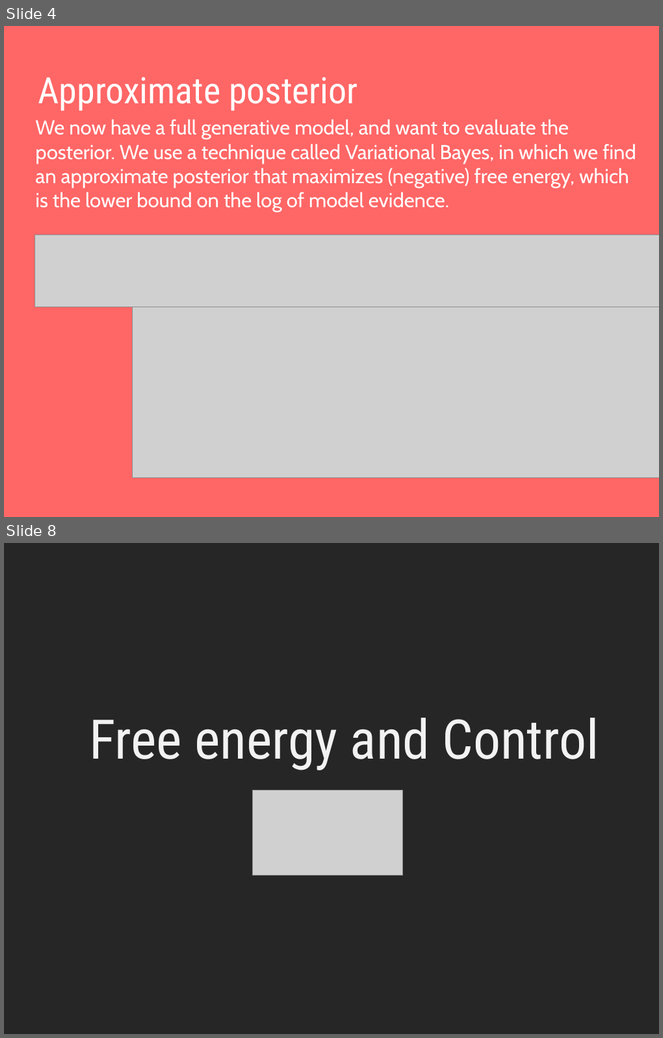
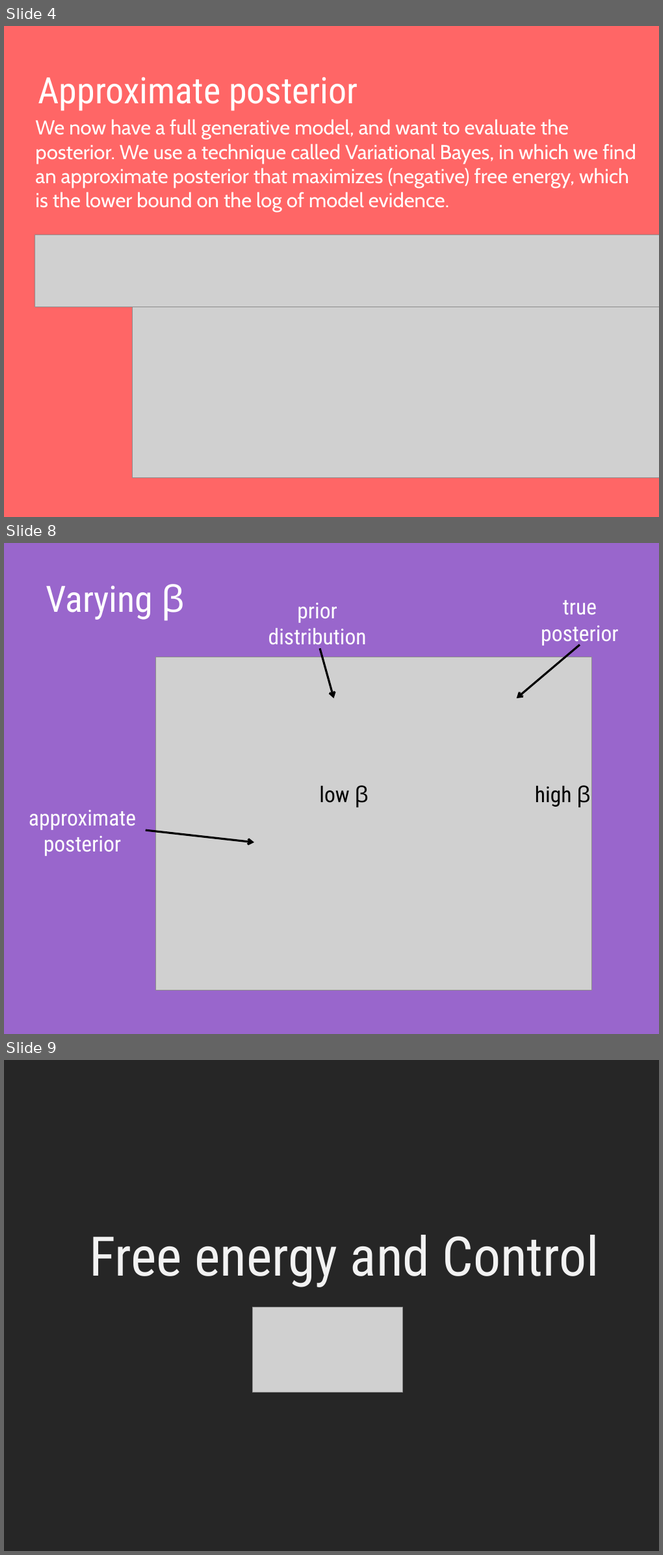
Before and after one commit to saeepaliwal/CPC_FreeEnergy, a slide deck: CPC_presentation.pptx. Shown one above the other, each under a label of ours: slides 4 and 8 before the commit, slides 4, 8 and 9 after it; the slides between them are not shown. The pictures are 663x1038 and 663x1555 pixels, drawn with LibreOffice and Linux fonts; fonts in the diff are those of the drawing; grey boxes stand for pictures. Boxes give left, top, right and bottom in pixels: in the first picture for what was removed or moved away, otherwise in the second. Text is boxed around its words. In the diff, an @@ line names an element or a change of style, - is before the commit and + after.

```diff
--- a/CPC_presentation.pptx
+++ b/CPC_presentation.pptx
@@ slide 8 added at (4, 543, 659, 1034), background #9966CC @@
@@ text added at (46, 584, 184, 621), 40 pt, text #FFFFFF @@
+Varying β
@@ text added at (541, 600, 618, 646), 24 pt, text #FFFFFF @@
+true posterior
@@ text added at (269, 603, 367, 650), 24 pt, text #FFFFFF @@
+prior distribution
@@ picture added at (155, 657, 592, 990) @@
@@ arrow added from (320, 648) to (334, 698), #000000 2.25 pt @@
@@ arrow added from (580, 644) to (517, 698), #000000 2.25 pt @@
@@ text added at (319, 785, 369, 808), 24 pt, text #000000 @@
+low β
@@ text added at (535, 785, 590, 808), 24 pt, text #000000 @@
+high β
@@ text added at (29, 810, 136, 856), 24 pt, text #FFFFFF @@
+approximate
+posterior
@@ arrow added from (146, 831) to (254, 843), #000000 2.25 pt @@
@@ what was slide 8 is now slide 9 @@
```
Also in this commit, not shown: 5 slides changed, 1 other slide added, 1 slide removed, 1 other file.
